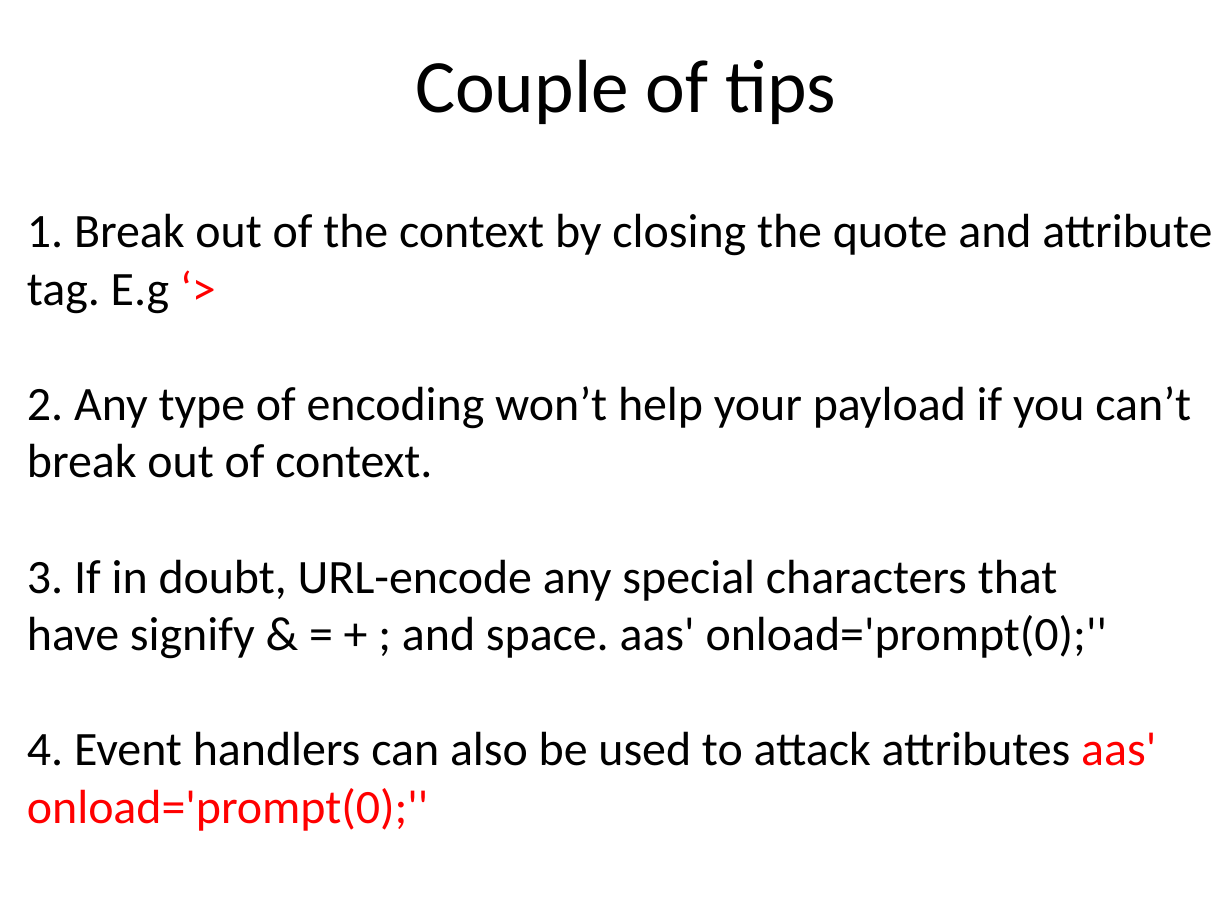
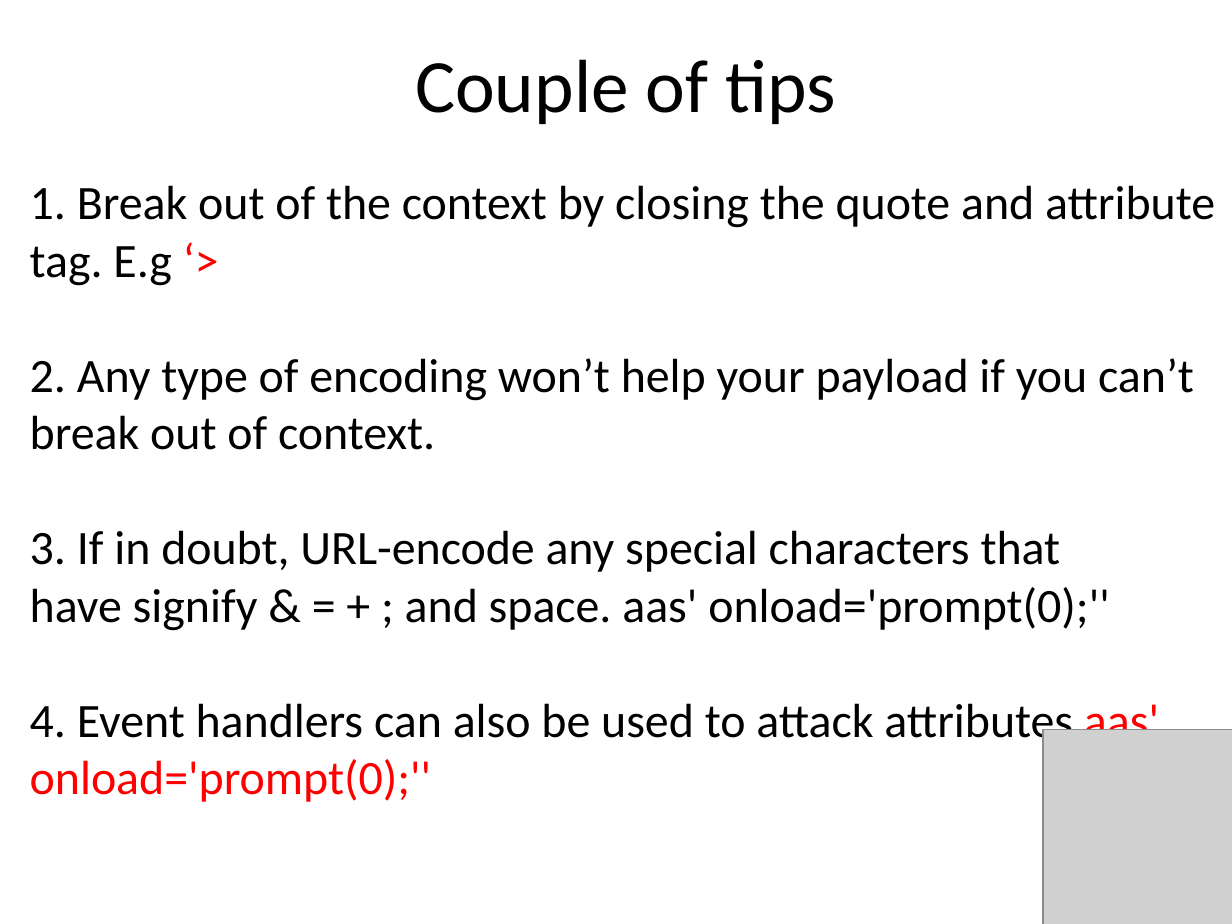
Before and after one commit to snoopysecurity/Public, a slide deck: slide 16 of Presentations/SHU Hacksoc/xss primer- snoopy security (2).ppt. Drawn at 1232x924 pixels with LibreOffice and Linux fonts; fonts in the diff are those of the drawing; grey boxes stand for pictures; background and template pictures are left out. Boxes give left, top, right and bottom in pixels: in the first picture for what was removed or moved away, otherwise in the second. Text is boxed around its words. In the diff, an @@ line names an element or a change of style, - is before the commit and + after.

```diff
--- a/Presentations/SHU Hacksoc/xss primer- snoopy security (2).ppt
+++ b/Presentations/SHU Hacksoc/xss primer- snoopy security (2).ppt
@@ text "1. Break out of the ..." rewrapped from box(27, 213, 1212, 766) to box(30, 185, 1215, 749) @@
@@ picture added at box(1044, 729, 1232, 924) @@
```
Also in this commit, not shown: 36 other slides changed.
